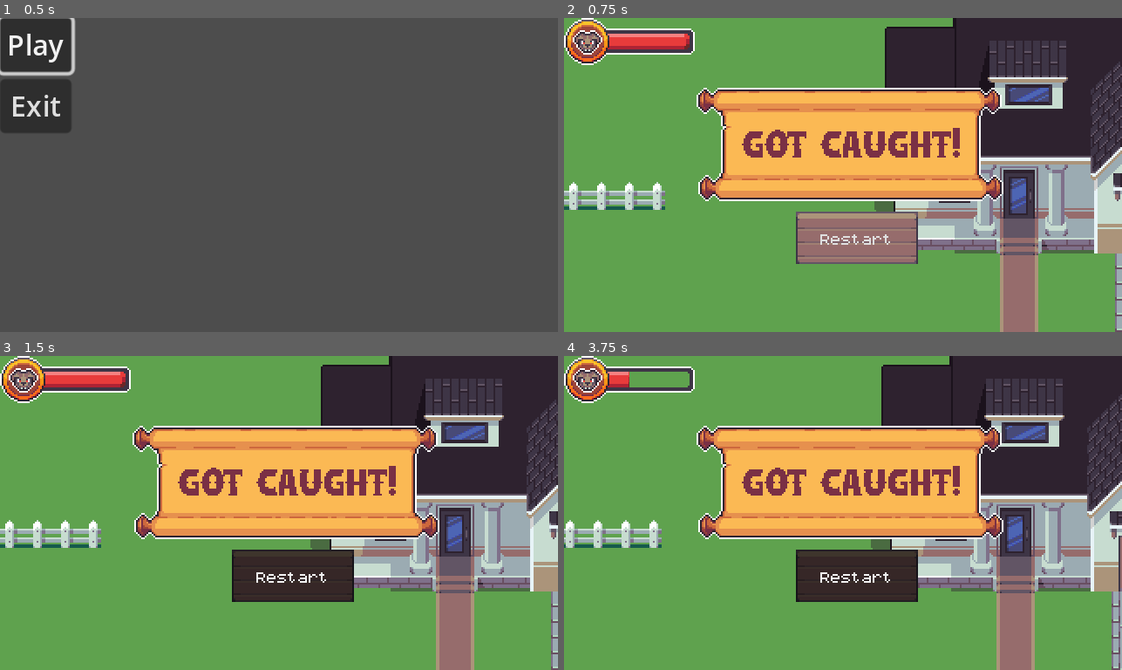
Above: before the commit, frames 1-4 (two rows, left to right).
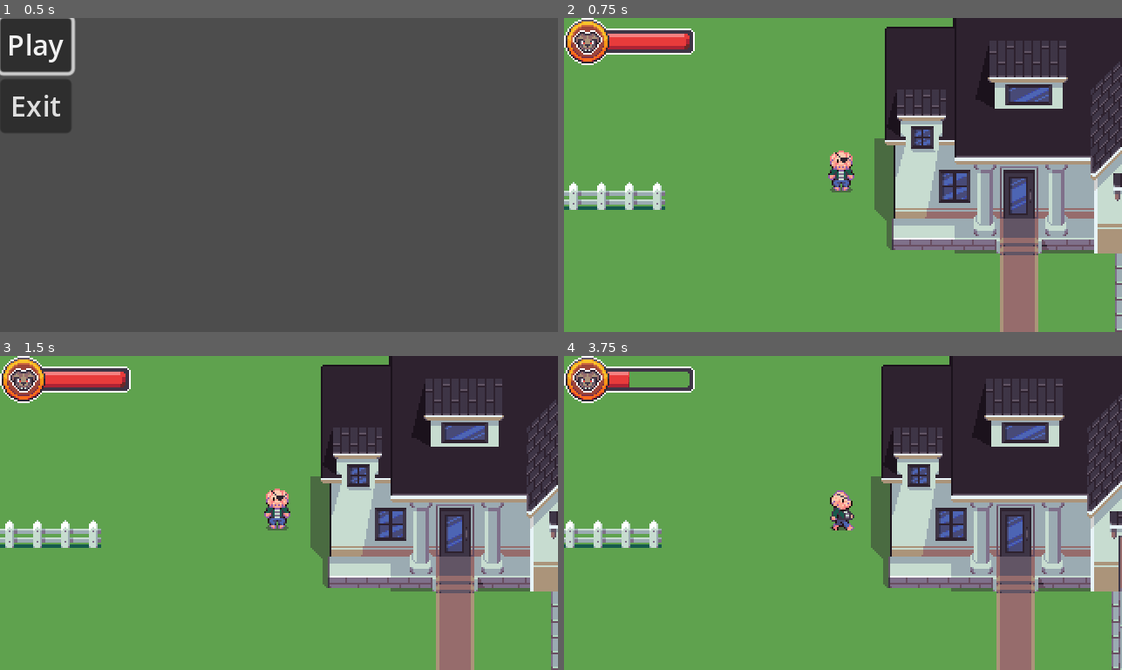
Above: after the commit, the same moments.

Repository: Hudell/ludum-dare-2023
Game: Godot game, scene res://source/scenes/title.tscn
The game is run twice, just before and just after one commit, with the same random seed, the same clock (stepped at 60 frames per second) and the same inputs.
Inputs (mouse positions are in pixels of both pictures, inside the frame that each line leads up to):
- Up to frame 1 (0.5 s): no input
- Up to frame 2 (0.75 s): click "Play" at 0.5 s
- Up to frame 3 (1.5 s): click (290, 575) at 1.25 s, where only the run before the commit has a clickable "Restart"
- Up to frame 4 (3.75 s): click (854, 575) at 2 s, where only the run before the commit has a clickable "Restart"; click (854, 575) at 2.75 s, where only the run before the commit has a clickable "Restart"; tap Enter at 3.5 s; hold Right (ui_right) from 3.53 s (still down)

Frame 1 is identical in both runs. In frame 2, 21% of the frame differs, in the area x 23-79%, y 22-79%; in frame 3, 21%; in frame 4, 21%.

Commit message:
got caught

Diff:
--- a/source/global.gd
+++ b/source/global.gd
@@ -13,6 +13,7 @@
 
 signal map_changed
 signal player_volume_changed
+signal player_caught
 
 func new_game():
 	map_spawn_name = 'default'
@@ -28,3 +29,6 @@
 	map_name = new_map
 	map_spawn_name = spawn_name
 	emit_signal("map_changed", new_map)
+
+func got_caught():
+	emit_signal("player_caught")
--- a/source/map/map.tscn
+++ b/source/map/map.tscn
@@ -190,7 +190,7 @@
 sources/1 = SubResource("TileSetAtlasSource_s1npd")
 
 [sub_resource type="RectangleShape2D" id="RectangleShape2D_kcag4"]
-size = Vector2(10, 882)
+size = Vector2(10, 640)
 
 [node name="Map" type="TileMap"]
 y_sort_enabled = true
--- a/source/npc.gd
+++ b/source/npc.gd
@@ -182,6 +182,7 @@
 func _on_player_detector_player_seen():
 	$Exclamation.play("default")
 	$Exclamation.visible = true
+	Global.got_caught()
 
 func _on_exclamation_animation_finished():
 	$Exclamation.visible = false
--- a/source/player/player.tscn
+++ b/source/player/player.tscn
@@ -264,8 +264,8 @@
 anim_player = NodePath("../AnimationPlayer")
 active = true
 parameters/playback = SubResource("AnimationNodeStateMachinePlayback_2ecbx")
-parameters/Idle/blend_position = Vector2(0, -1)
-parameters/Walk/blend_position = Vector2(0, -1)
+parameters/Idle/blend_position = Vector2(0, 1)
+parameters/Walk/blend_position = Vector2(0, 1)
 
 [node name="CollisionShape2D" type="CollisionShape2D" parent="."]
 rotation = 1.5708
--- a/source/scenes/hud.gd
+++ b/source/scenes/hud.gd
@@ -2,9 +2,20 @@
 
 func _ready():
 	Global.connect("player_volume_changed", Callable(self, "set_volume_level"))
+	Global.connect("player_caught", Callable(self, "player_caught"))
 
 func _exit_tree():
 	Global.disconnect("player_volume_changed", Callable(self, "set_volume_level"))
+	Global.disconnect("player_caught", Callable(self, "player_caught"))
 
 func set_volume_level(volume):
 	$DogGauge/Gauge.size.x = 48 * volume
+
+func player_caught():
+	get_tree().paused = true
+	$Caught.visible = true
+
+func _on_restart_button_pressed():
+	get_tree().paused = false
+	$Caught.visible = false
+	Global.change_map(Global.map_name)
--- a/source/scenes/hud.tscn
+++ b/source/scenes/hud.tscn
@@ -39,6 +39,8 @@
 metadata/_edit_lock_ = true
 
 [node name="Caught" type="Control" parent="."]
+process_mode = 2
+visible = false
 layout_mode = 3
 anchors_preset = 0
 offset_left = 71.0
@@ -80,3 +82,5 @@
 theme_override_styles/pressed = ExtResource("8_6x688")
 theme_override_styles/focus = SubResource("StyleBoxEmpty_0kkpl")
 text = "Restart"
+
+[connection signal="pressed" from="Caught/RestartButton" to="." method="_on_restart_button_pressed"]
